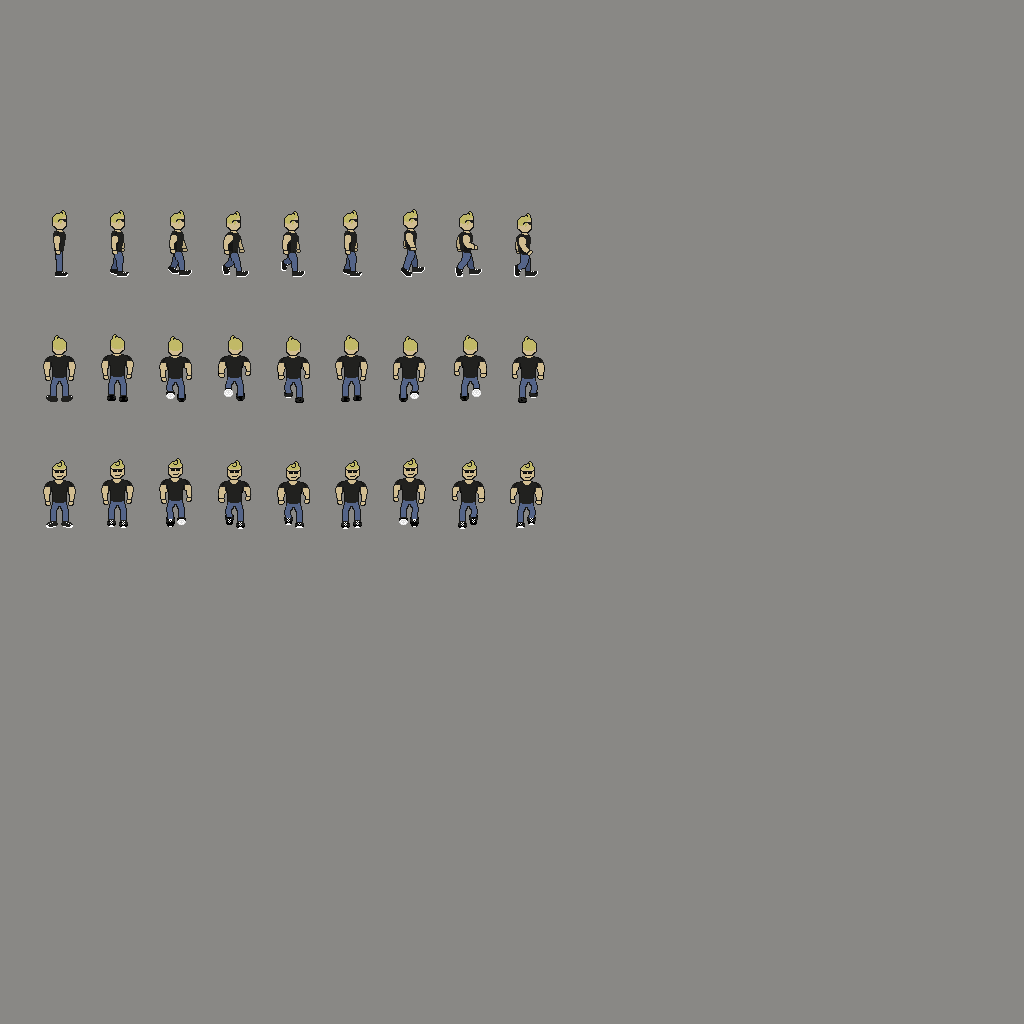
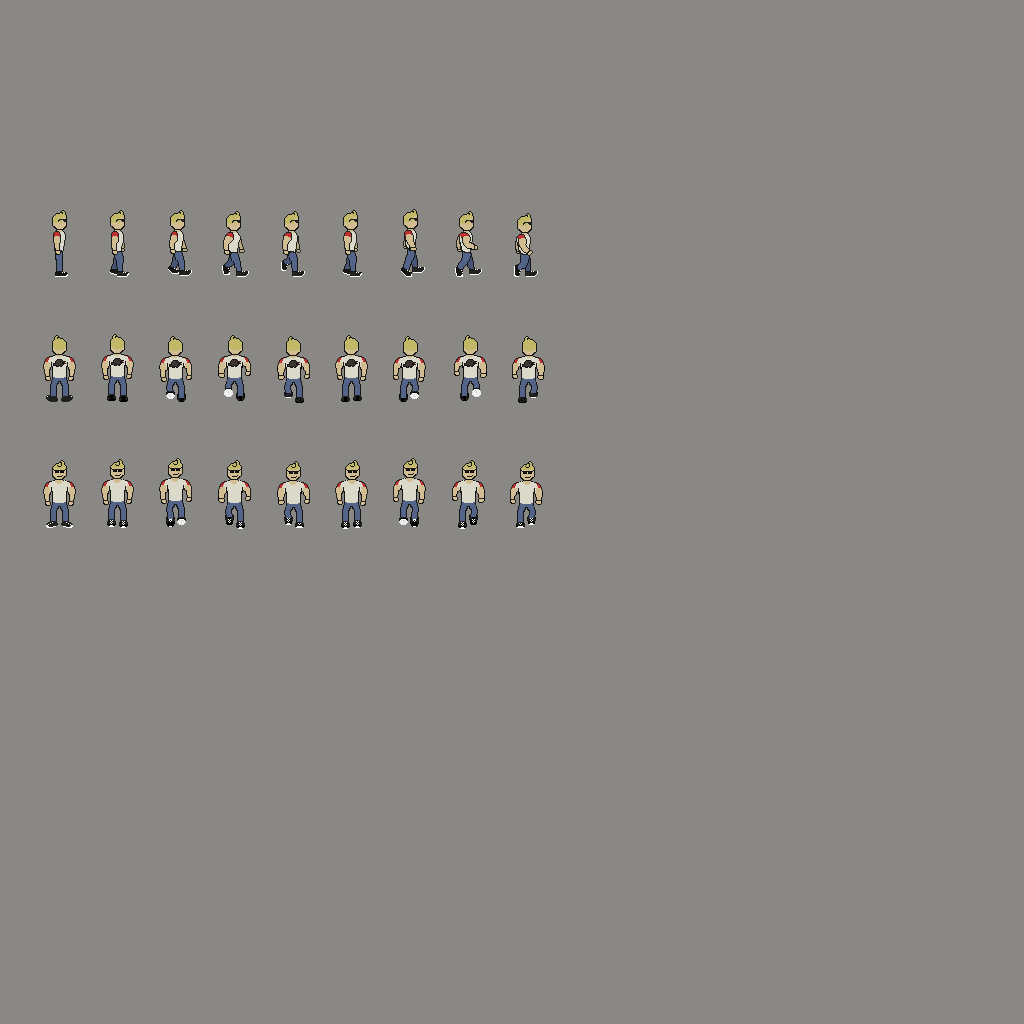
Two versions of the same layered image (1024×1024). Layer-by-layer changes:
painted on "profil_8" over [469, 235, 530, 254]
painted on "profil_7" over [459, 233, 472, 252]
painted on "profil_4" over [285, 233, 297, 258]
painted on "profil_1" over [112, 231, 123, 255]
painted on "face_8 copie" over [514, 356, 543, 379]
painted on "face_7 copie" over [456, 356, 485, 378]
painted on "face_6 copie" over [395, 357, 428, 379]
painted on "face_5 copie" over [337, 356, 366, 378]
painted on "face_4 copie" over [279, 357, 366, 379]
painted on "face_3 copie" over [220, 356, 249, 378]
added layer "Calque 1 copie 2" in group "persoDos" over [161, 357, 190, 368]
painted on "face_2 copie" over [164, 357, 187, 379]
painted on "face_1 copie" over [103, 355, 132, 377]
added layer "Calque 1" in group "persoDos" over [45, 356, 74, 367]
painted on "dos_idle" over [48, 356, 71, 378]
painted on "face_8" over [512, 481, 541, 504]
painted on "face_7" over [454, 480, 483, 503]
painted on "face_6" over [395, 478, 424, 501]
painted on "face_5" over [337, 480, 366, 503]
painted on "face_4" over [279, 481, 308, 504]
painted on "face_3" over [220, 480, 249, 503]
painted on "face_2" over [161, 478, 190, 501]
painted on "face_1" over [103, 479, 132, 502]
painted on "face_idle" over [45, 480, 74, 503]
…and 12 more changes (7 added, 5 painted)
